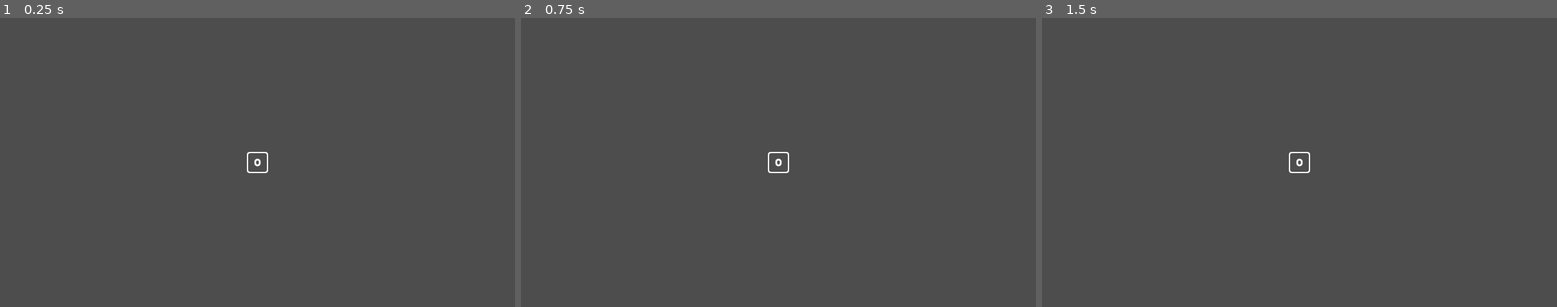
Above: before the commit, frames 1-3 (left to right).
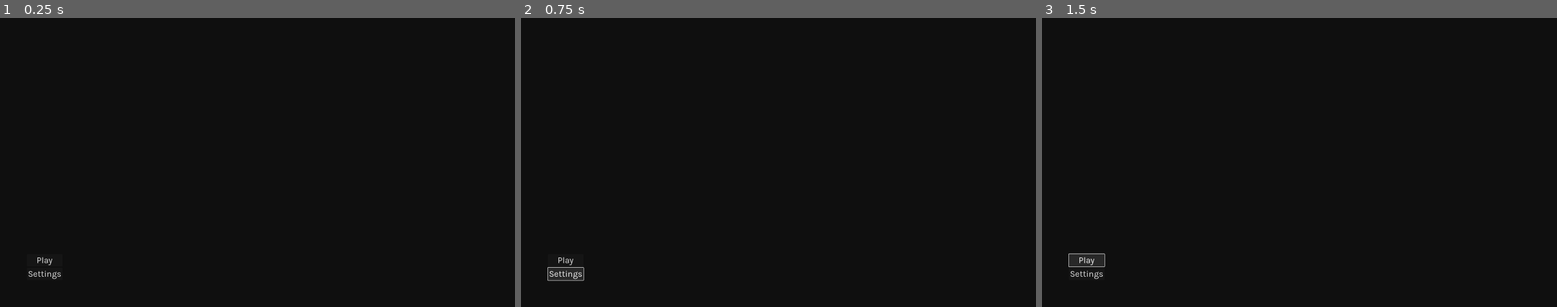
Above: after the commit, the same moments.

Repository: joshuajenner/godot-ui-demo
Game: Godot game, scene res://ui/main/main.tscn
Two runs of this game, one before a commit and one after it. Both use one fixed random seed, a clock stepped at 60 frames per second and the inputs below. The project has no main scene, so this scene is started directly.
Inputs (mouse positions are in pixels of both pictures, inside the frame that each line leads up to):
- Up to frame 1 (0.25 s): no input
- Up to frame 2 (0.75 s): click (567, 275) at 0.5 s, where only the run after the commit has a clickable "Settings"
- Up to frame 3 (1.5 s): click (1088, 260) at 1.25 s, where only the run after the commit has a clickable "Play"

The runs differ from the first frame. In frame 1, 100% of the frame differs, in the area x 0-100%, y 0-100%; in frame 2, 100%; in frame 3, 100%.

Commit message:
Added Font

Diff:
--- a/assets/textures/kbm/keyboard_0_outline.svg
+++ /dev/null
@@ -1,6 +0,0 @@
-<svg xmlns="http://www.w3.org/2000/svg" xmlns:xlink="http://www.w3.org/1999/xlink">
-  <defs/>
-  <g>
-    <path stroke="none" fill="#FFFFFF" d="M16 8 L48 8 Q56 8 56 16 L56 48 Q56 56 48 56 L16 56 Q8 56 8 48 L8 16 Q8 8 16 8 M36.95 25.55 Q39 27.65 39 30.5 L39 33.5 Q39 36.35 36.95 38.4 L36.9 38.45 Q34.85 40.5 32 40.5 29.15 40.5 27.05 38.45 25 36.4 25 33.5 L25 30.5 Q25 27.65 27 25.55 L27.05 25.5 Q29.15 23.5 32 23.5 34.9 23.5 36.95 25.55 M32 27.5 Q30.8 27.5 29.9 28.35 L29.85 28.4 Q29 29.3 29 30.5 L29 33.5 Q29 34.7 29.9 35.6 30.75 36.5 32 36.5 33.2 36.5 34.05 35.6 L34.1 35.55 Q35 34.7 35 33.5 L35 30.5 Q35 29.25 34.1 28.4 33.2 27.5 32 27.5 M11 16 L11 48 Q11 53 16 53 L48 53 Q53 53 53 48 L53 16 Q53 11 48 11 L16 11 Q11 11 11 16"/>
-  </g>
-</svg>
--- a/project.godot
+++ b/project.godot
@@ -14,6 +14,16 @@
 config/features=PackedStringArray("4.2", "GL Compatibility")
 config/icon="res://icon.svg"
 
+[display]
+
+window/size/viewport_width=1920
+window/size/viewport_height=1080
+window/size/resizable=false
+
+[gui]
+
+theme/custom="res://ui/default_theme.tres"
+
 [rendering]
 
 renderer/rendering_method="gl_compatibility"
--- a/ui/default_theme.tres
+++ b/ui/default_theme.tres
@@ -1,3 +1,17 @@
-[gd_resource type="Theme" format=3 uid="uid://fs7500feqhlf"]
+[gd_resource type="Theme" load_steps=2 format=3 uid="uid://fs7500feqhlf"]
+
+[ext_resource type="FontFile" uid="uid://cq18onnjkdt8s" path="res://assets/fonts/Karla-Regular.ttf" id="1_1e6tu"]
 
 [resource]
+Button/font_sizes/font_size = 32
+Button/fonts/font = ExtResource("1_1e6tu")
+FullScreenMargin/base_type = &"MarginContainer"
+FullScreenMargin/constants/margin_bottom = 20
+FullScreenMargin/constants/margin_left = 20
+FullScreenMargin/constants/margin_right = 20
+FullScreenMargin/constants/margin_top = 20
+MainScreenMargin/base_type = &"MarginContainer"
+MainScreenMargin/constants/margin_bottom = 100
+MainScreenMargin/constants/margin_left = 100
+MainScreenMargin/constants/margin_right = 100
+MainScreenMargin/constants/margin_top = 100
--- a/ui/main/main.tscn
+++ b/ui/main/main.tscn
@@ -1,7 +1,4 @@
-[gd_scene load_steps=3 format=3 uid="uid://cgjspxrumth0b"]
-
-[ext_resource type="Theme" uid="uid://fs7500feqhlf" path="res://ui/default_theme.tres" id="1_qf1my"]
-[ext_resource type="Texture2D" uid="uid://tt4nqwlgd7aa" path="res://assets/textures/kbm/keyboard_0_outline.svg" id="2_os5ln"]
+[gd_scene format=3 uid="uid://cgjspxrumth0b"]
 
 [node name="Main" type="MarginContainer"]
 anchors_preset = 15
@@ -9,10 +6,25 @@
 anchor_bottom = 1.0
 grow_horizontal = 2
 grow_vertical = 2
-theme = ExtResource("1_qf1my")
+scale = Vector2(1.00369, 1)
 
-[node name="TextureRect" type="TextureRect" parent="."]
+[node name="Background" type="ColorRect" parent="."]
 layout_mode = 2
-texture = ExtResource("2_os5ln")
-expand_mode = 3
-stretch_mode = 3
+color = Color(0.0588235, 0.0588235, 0.0588235, 1)
+
+[node name="Margin" type="MarginContainer" parent="."]
+layout_mode = 2
+theme_type_variation = &"MainScreenMargin"
+
+[node name="VBox" type="VBoxContainer" parent="Margin"]
+layout_mode = 2
+size_flags_horizontal = 0
+size_flags_vertical = 8
+
+[node name="Button" type="Button" parent="Margin/VBox"]
+layout_mode = 2
+text = "Play"
+
+[node name="Button2" type="Button" parent="Margin/VBox"]
+layout_mode = 2
+text = "Settings"
Binary file added: assets/fonts/Karla-Regular.ttf
Not shown, added: assets/fonts/Karla-Regular.ttf.import
Not shown, removed: assets/textures/kbm/keyboard_0_outline.svg.import
